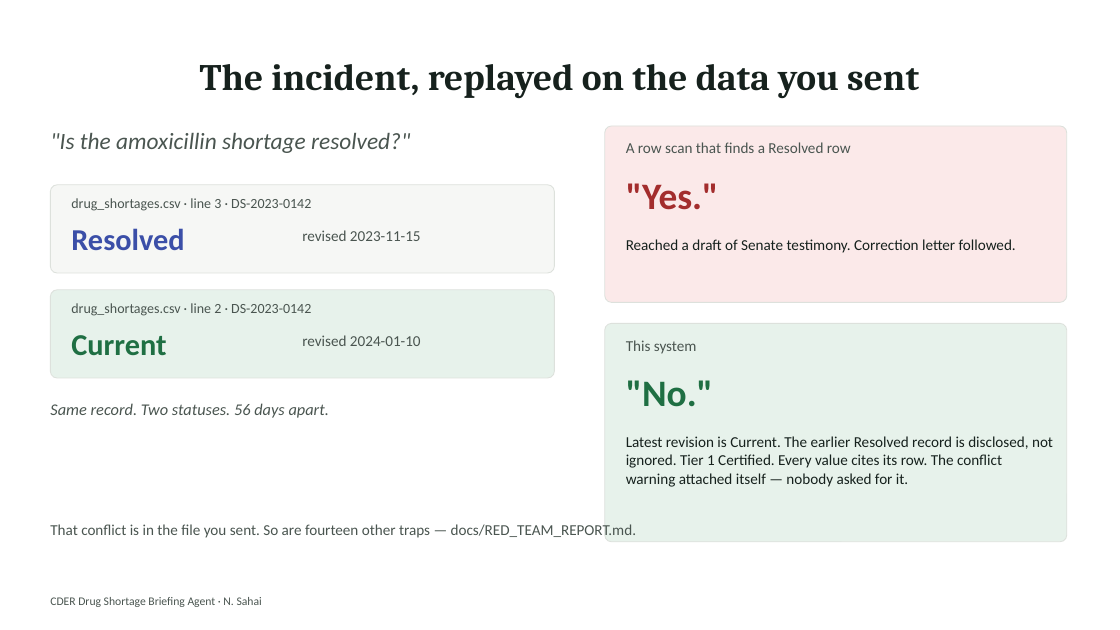
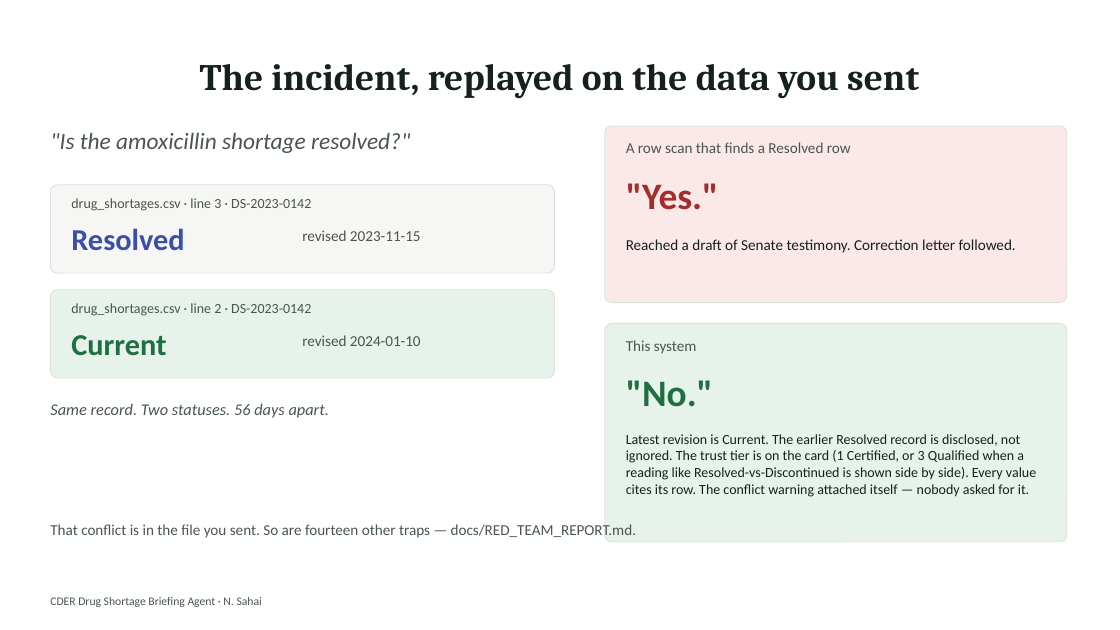
Before and after one commit to neilsahai/cder-briefing-agent, a slide deck: slide 2 of deliverables/walkthrough_deck.pptx. Drawn at 1120x630 pixels with LibreOffice and Linux fonts; fonts in the diff are those of the drawing. Boxes give left, top, right and bottom in pixels: in the first picture for what was removed or moved away, otherwise in the second. Text is boxed around its words. In the diff, an @@ line names an element or a change of style, - is before the commit and + after.

```diff
--- a/deliverables/walkthrough_deck.pptx
+++ b/deliverables/walkthrough_deck.pptx
@@ text at <box>626,434,1036,497</box>: text changed; size 13 to 12 pt @@
-Latest revision is Current. The earlier Resolved record is disclosed, not ignored. Tier 1 Certified. Every value cites its row. The conflict warning attached itself — nobody asked for it.
+Latest revision is Current. The earlier Resolved record is disclosed, not ignored. The trust tier is on the card (1 Certified, or 3 Qualified when a reading like Resolved-vs-Discontinued is shown side by side). Every value cites its row. The conflict warning attached itself — nobody asked for it.
```
Also in this commit, not shown: 7 other files.
